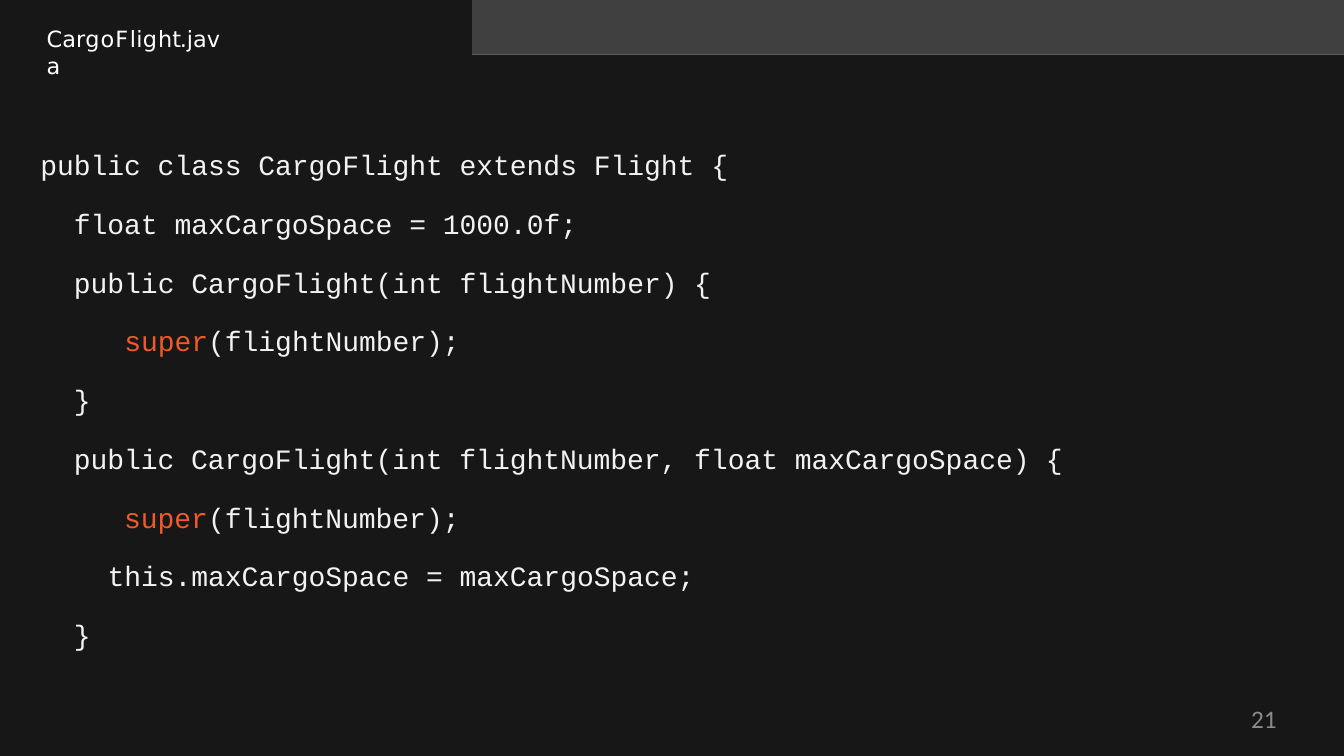
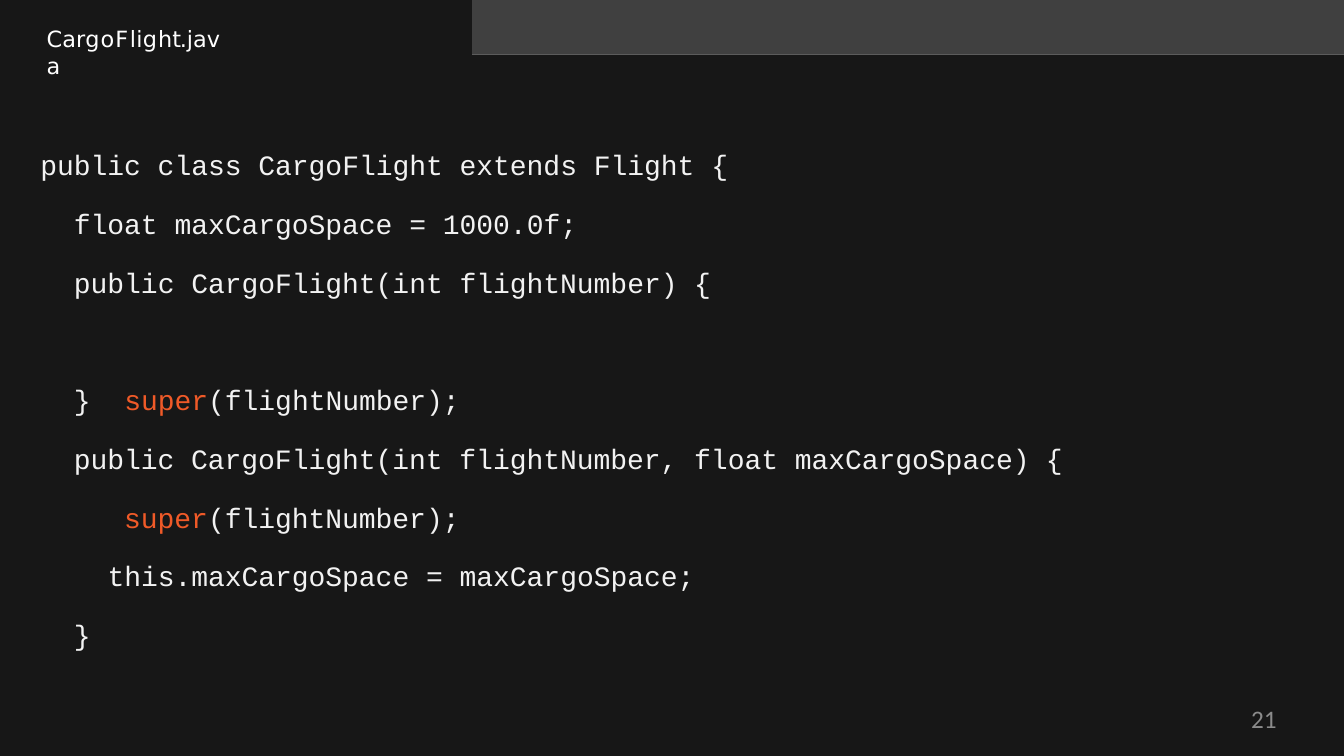
Before and after one commit to StevenJoseph19/JR-31, a slide deck: slide 21 of 1. Core Java 8/Day 4/Slides/7. More About Inheritance/more-about-inheritance-slides.pptx. Drawn at 1344x756 pixels with LibreOffice and Linux fonts; fonts in the diff are those of the drawing; grey boxes stand for pictures. Boxes give left, top, right and bottom in pixels: in the first picture for what was removed or moved away, otherwise in the second. Text is boxed around its words. In the diff, an @@ line names an element or a change of style, - is before the commit and + after.

```diff
--- a/1. Core Java 8/Day 4/Slides/7. More About Inheritance/more-about-inheritance-slides.pptx
+++ b/1. Core Java 8/Day 4/Slides/7. More About Inheritance/more-about-inheritance-slides.pptx
@@ title "public class CargoFlight extends Flight ..." rewrapped from [40, 155, 695, 357] to [40, 155, 695, 416] @@
```
Also in this commit, not shown: 1 other slide changed, 7 other files.
